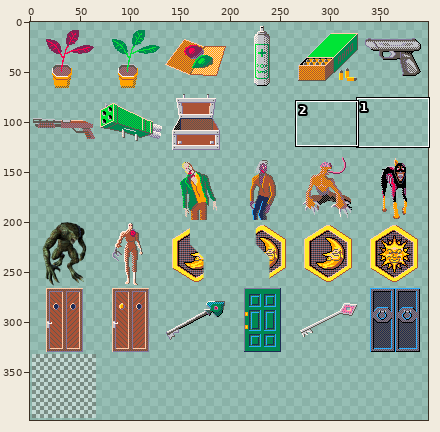
Sprite sheet, stored at assets/graphics/illustrations.png. The first picture is a wide view before the edit; the outline marks the close-up.
Close-up. The starting point:
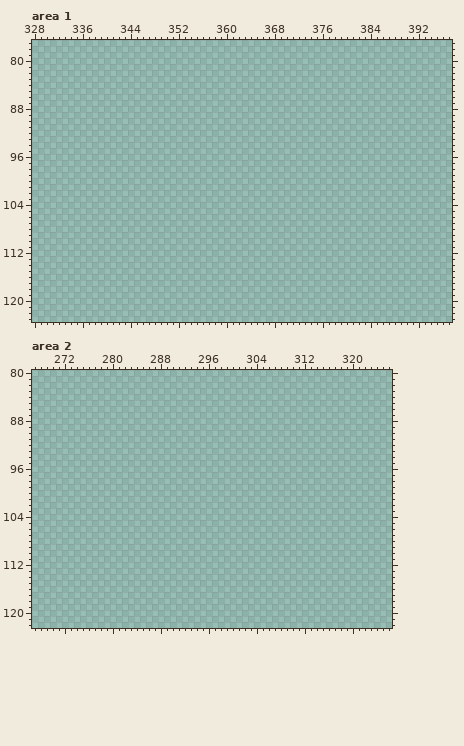
The file is 332x398 pixels. Pixels under 10% opacity are left out. Colours within 5 levels of each other are drawn and written as one. Shown: area 1: x 328..397, y 77..123; area 2: x 267..326, y 80..122. The old version is drawn lined up with the new one. The commit also changed other parts of the picture, which this record leaves out.
Palette (. is transparent): 
Pixels before, area 1 (only the part around the change), first column x 328:
 77 ......................................................................
 78 ......................................................................
 79 ......................................................................
 80 ......................................................................
 81 ......................................................................
 82 ......................................................................
 83 ......................................................................
 84 ......................................................................
 85 ......................................................................
 86 ......................................................................
 87 ......................................................................
 88 ......................................................................
 89 ......................................................................
 90 ......................................................................
 91 ......................................................................
 92 ......................................................................
 93 ......................................................................
 94 ......................................................................
 95 ......................................................................
 96 ......................................................................
 97 ......................................................................
 98 ......................................................................
 99 ......................................................................
100 ......................................................................
101 ......................................................................
102 ......................................................................
103 ......................................................................
104 ......................................................................
105 ......................................................................
106 ......................................................................
107 ......................................................................
108 ......................................................................
109 ......................................................................
110 ......................................................................
111 ......................................................................
112 ......................................................................
113 ......................................................................
114 ......................................................................
115 ......................................................................
116 ......................................................................
117 ......................................................................
118 ......................................................................
119 ......................................................................
120 ......................................................................
121 ......................................................................
122 ......................................................................
123 ......................................................................
Pixels before, area 2 (only the part around the change), first column x 267:
 80 ............................................................
 81 ............................................................
 82 ............................................................
 83 ............................................................
 84 ............................................................
 85 ............................................................
 86 ............................................................
 87 ............................................................
 88 ............................................................
 89 ............................................................
 90 ............................................................
 91 ............................................................
 92 ............................................................
 93 ............................................................
 94 ............................................................
 95 ............................................................
 96 ............................................................
 97 ............................................................
 98 ............................................................
 99 ............................................................
100 ............................................................
101 ............................................................
102 ............................................................
103 ............................................................
104 ............................................................
105 ............................................................
106 ............................................................
107 ............................................................
108 ............................................................
109 ............................................................
110 ............................................................
111 ............................................................
112 ............................................................
113 ............................................................
114 ............................................................
115 ............................................................
116 ............................................................
117 ............................................................
118 ............................................................
119 ............................................................
120 ............................................................
121 ............................................................
122 ............................................................
After:
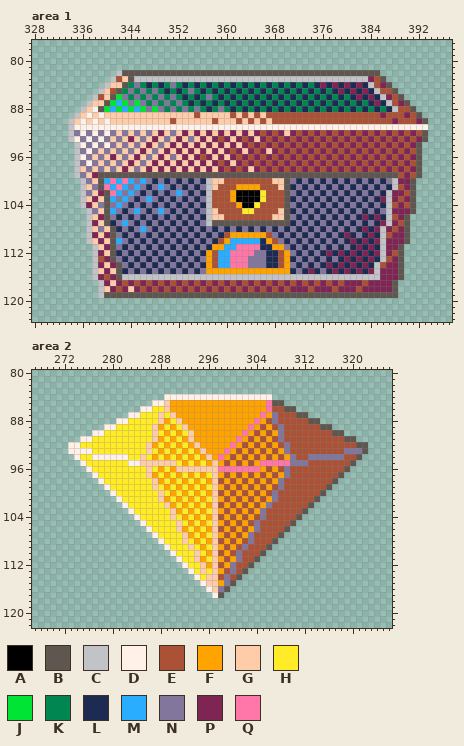
Colours new in this view: A #000000  B #5f574f  C #c2c3c7  D #fff1e8  E #ab5236  F #ffa300  G #ffccaa  H #ffec27  J #00e436  K #008751  L #1d2b53  M #29adff  N #83769c  P #7e2553  Q #ff77a8
The exact change:
canvas 332x398 -> 398x398; drawings rearranged on the sheet (the old picture shows each at its new place)
Changed rows in their new state; - is an unchanged pixel.
Area 1:
first column x 334:
 82 --------CBBBBBBBBBBBBBBBBBBBBBBBBBBBBBBBBBBBBBBBBBBB--------
 83 -------CEGBCCCCCCCCCCCCCCCCCCCCCCCCCCCCCCCCCCCCCCCPEB-------
 84 ------CGGBKNKLKLKNKLKLKLKLKLKLKLKLKLKLKLKLPLPLPLPLCEPB------
 85 -----CGEBKNKNKNKLKLKNKLKLKLKLKLKLKLKLKLKLKLKLPLPLPLCEEB-----
 86 ----CEGBJNKNKNKNKNKLKLKNKLKLKLKLKLKLKLKLKLKLKLKLPLPLCPEB----
 87 ---CGGBJMJNJNKNKNKNKLKLKLKLKLKLKLKLKLKLKLKLKLKLKLKLPLCEPB---
 88 --CGDBJMJMJMJNJNKNKNKNKLKNKLKLKLKLKLKLKLKLKLKLKLKLKLKLCEEB--
 89 -CGDGDGGGGGGGGGGGGGGGEGGGGGEGEGEGEEEEEEEEEEEEEEEEEEEPEEEPEB-
 90 CGDGDGDGGGGGGGGGGEGGGGGGEGGGEGEGEGEEEEEEEEEEEEEEEEEEEEPEEEPB
 91 CDDDDDDDDDDDDDDDDDDDDDDDDDDDDDDDDDDDDDDDDDDDDDDDDDDDDDDDDDDD
 92 CNDNDNDNGNGNGNGPGNGPGPGPGPGPGPGPEPEPGPEPEPEPEPEPEPEPEPEPEPEB
 93 CDNDNDNGNGPGNGPGNGPGNGPGPEPGPEPGPEPEPEPEPEPEPEPEPEPEPEPEPEPB
 94 -CDNDNDNGNGNGPGNGPGPGPGPGPGPGPEPEPEPEPEPEPEPEPEPEPEPEPEPEPB-
 95 -CNDNGNGNGNGPGNGPGPGPGPGPGPEPGPEPGPEPEPEPEPEPEPEPEPEPEPEPEB-
 96 -CDNGNGPGNGPGNGPGNGPGPEPGPGPEPEPEPEPEPEPEPEPEPEPEPEPEPEPEPB-
 97 -CNDNGNGNGPGNGPGPGPGPGPGPEPGPEPEPEPEPEPEPEPEPEPEPEPEPEPEPEB-
 98 -CGNGNGNGPGNGPGPGPGPGPGPGPEPEPGPEPEPEPEPEPEPEPEPEPEPEPEPEPB-
 99 -CNGPBBBBBBBBBBBBBBBBBBBBBBBBBBBBBBBBBBBBBBBBBBBBBBBBBBEPEB-
100 --CNGBMQMQMNMNLNLNLNLNLCGGEEEEEEEEGGBNLNLNLNLNLNLNLNLNCPPB--
101 --CGNBQMQMNMNLNMNLNLNLNCGEEEFFFFEEEGBLNLNLNLNLNLNLNLNLCEPB--
102 --CNGPBQMNMNLNLNLNMNLNLCEEEFAAAAHEEEBNLNLNLNLNLNLNLNLCPPEB--
103 --CGPGBMNMNLNMNLNLNLNLNCEEEFAAAAHEEEBLNLNLNLNLNLNLNLPCPEPB--
104 --CPGNBNMNLNLNLNLNLNLNLCEEEEFAAHEEEEBNLNLNLNLNLNLNLNLCEPEB--
105 ---CNGBMNLNMNLNMNLNLNLNCGEEEEHHEEEEGBLNLNLNLNLNLNLNLNCPPPB--
106 ---CGPBNLNLNLNLNLNLNLNLCGGEEEEEEEEGGBNLNLNLNLNLNLPLPLCEPB---
107 ---CPGBLNMNLNLNLNLNLNLNCBBBBBBBBBBBBBLNLNLNLNLNLNLNLPCPEB---
108 ---CGNGBLNLNMNLNLNLNLNLNLNLNLNLNLNLNLNLNLNLNLNLNLPLPCPEPB---
109 ---CPGPBNLNLNLNLNLNLNLNLNLEFFFFFFENLNLNLNLNLNLPLNLPLCEPPB---
110 ---CGPGBMNLNLNLNLNLNLNLNLEFMMMMMLFENLNLNLNLNLNLPLPLPCPPPB---
111 ----CGPBNLNLNLNLNLNLNLNLFFMMQQQQLLFFNLNLNLNLNLNLPLPLCPPB----
112 ----CPGBLNLNLNLNLNLNLNLFEMMQQQQNNLLEFNLNLNLPLPLPLPLPCPEB----
113 ----CEPBNLNLNLNLNLNLNLNFEMMQQQNNNLLEFLNLNLNLNLPLPLPLCEPB----
114 ----CPGPBNLNLNLNLNLNLNLFEMMQQQNNNLLEFNLNLNLPLPLPLPLCEPPB----
115 ----CGPGBLNLNLNLNLNLNLNFFFFFFFFFFFFFFLNLPLNLPLPLPLPCPPPB----
116 ----CPEPBCCCCCCCCCCCCCCCCCCCCCCCCCCCCCCCCCCCCCCCCCCCPPPB----
117 -----CPGPEPEPEPEPEPEPEPEPEPEPEPEPEPEPEPEPEPEPEPPPEPPPPB-----
118 -----CGPEPGPEPEPEPEPEPEPEPEPEPEPEPEPEPPPEPPPEPPPEPPPPPB-----
119 -----CBBBBBBBBBBBBBBBBBBBBBBBBBBBBBBBBBBBBBBBBBBBBBBBBB-----
Area 2:
first column x 273:
 84 ----------------DDDDDDDDDDDDDDDDDD----------------
 85 --------------DDGFFFFFFFFFFFFFFFFQBB--------------
 86 ------------DDHHGFFFFFFFFFFFFFFFFQEEBB------------
 87 ----------DDHHHGHGFFFFFFFFFFFFFFQFNEEEBB----------
 88 --------DDHHHHHGFHGFFFFFFFFFFFFQFENEEEEEBB--------
 89 ------DDHHHHHHGFHFHGFFFFFFFFFFQFEFENEEEEEEBB------
 90 ----DDHHHHHHHHGHFHFHGFFFFFFFFQFEFEFNEEEEEEEEBB----
 91 --DDHHHHHHHHHHGFHFHFGFFFFFFFQFEFEFENEEEEEEEEEEBB--
 92 DDHHHHHHHHHHHGFHFHFHFGFFFFFQFEFEFEFENEEEEEEEEEEEBB
 93 DDDDHHHHHHHHHGHFHFHFHFGFFFQFEFEFEFEFNEEEEEEEEENNNB
 94 -DHHDDDDDDHHGHFHFHFHFHFGFQFEFEFEFEFEFNEENNNNNNEEB-
 95 --DHHHHHHHDDGGGGGGHFHFHFGFEFEFEFQQQQQNNNEEEEEEEB--
 96 ---DHHHHHHHHHGHFHFGGGGGGGQQQQQQQFEFENEEEEEEEEEB---
 97 ----DHHHHHHHHGFHFHFHFHFHGFEFEFEFEFEFNEEEEEEEEB----
 98 -----DHHHHHHHHGFHFHFHFHFGEFEFEFEFEFNEEEEEEEEB-----
 99 ------DHHHHHHHGHFHFHFHFHGFEFEFEFEFENEEEEEEEB------
100 -------DHHHHHHHGHFHFHFHFGEFEFEFEFENEEEEEEEB-------
101 --------DHHHHHHGFHFHFHFHGFEFEFEFEFNEEEEEEB--------
102 ---------DHHHHHHGFHFHFHFGEFEFEFEFNEEEEEEB---------
103 ----------DHHHHHHGFHFHFHGFEFEFEFNEEEEEEB----------
104 -----------DHHHHHGHFHFHFGEFEFEFENEEEEEB-----------
105 ------------DHHHHHGHFHFHGFEFEFENEEEEEB------------
106 -------------DHHHHGFHFHFGEFEFEFNEEEEB-------------
107 --------------DHHHHGFHFHGFEFEFNEEEEB--------------
108 ---------------DHHHGHFHFGEFEFENEEEB---------------
109 ----------------DHHHGHFHGFEFENEEEB----------------
110 -----------------DHHHGHFGEFENEEEB-----------------
111 ------------------DHHGFHGFEFNEEB------------------
112 -------------------DHHGFGEFNEEB-------------------
113 --------------------DHGHGFENEB--------------------
114 ---------------------DHGGENEB---------------------
115 ----------------------DGGFNB----------------------
116 -----------------------DGNB-----------------------
117 ------------------------DB------------------------
